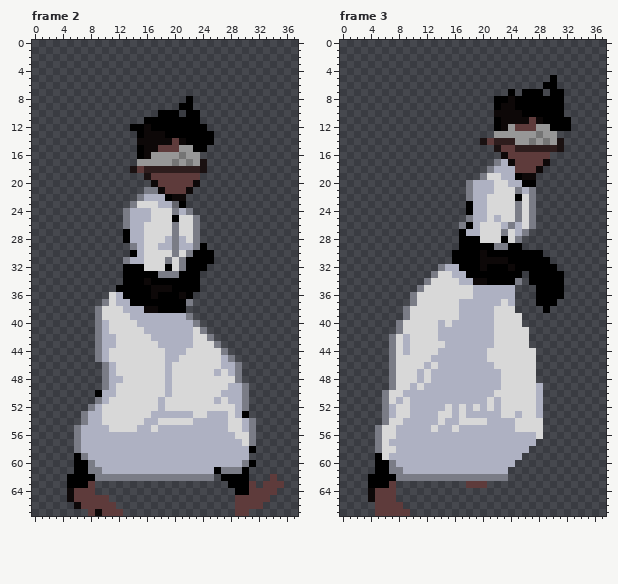
File history of a pixel-art file, Assets/Raw Files/Sprite-0002.aseprite. Above, as it was before the edit.
38x68 pixels, 3 frames. Colours within 5 levels of each other are drawn and written as one. Shown: frame 2, frame 3. The commit also changed other frames, which this record leaves out.
And afterwards:
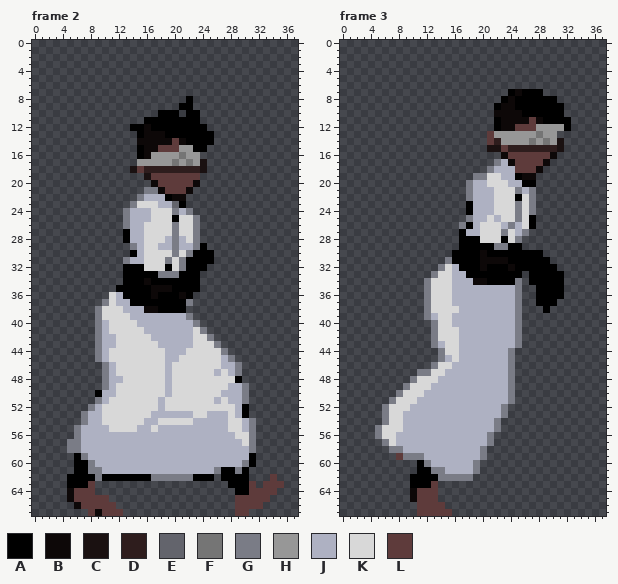
Palette (. is transparent): A #000000  B #0d0808  C #1a1111  D #2e1d1d  E #63646c  F #757575  G #7a7c86  H #979797  J #aeb1c2  K #d8d8d8  L #5e3b3b
Author's note on the commit: Working on walking sprites Animating a sprite with a 16bits constraint is a pain in the derriere
From old to new:
--- frame 2, layer "Layer 4"
@@ x 27..31 @@
 47 KJG..
-48 KKG..
+48 KKA..
 49 KJJG.
@@ x 28..32 @@
 51 JJG..
-52 KJG..
+52 KJA..
 53 KJA..
@@ x 0..37 @@
 56 ......GJJJJJJJJJJJJJJJJJJJJJJKKG......
-57 ......GJJJJJJJJJJJJJJJJJJJJJJJKG......
-58 ......GJJJJJJJJJJJJJJJJJJJJJJJJA......
-59 ......AGJJJJJJJJJJJJJJJJJJJJJJJ.......
+57 .....GGJJJJJJJJJJJJJJJJJJJJJJJKG......
+58 .....GGJJJJJJJJJJJJJJJJJJJJJJJJG......
+59 ......AGJJJJJJJJJJJJJJJJJJJJJJJA......
 60 ......AAGJJJJJJJJJJJJJJJJJJJJJGA......
-61 ......AAGGJJJJJJJJJJJJJJJJAGGGA.......
-62 .....AAAAGGGGGGGGGGGGGGGGG.AAAA...L...
+61 ......AAGGJJJJJJJJJJJJJJJJGAAGA.......
+62 .....AAAAGAAAAAAAGGGGGGAAA.AAAA...L...
 63 .....AAAL...................AAAL.LLL..
--- frame 3, layer "Layer 4"
@@ x 20..33 @@
  4 ..............
- 5 ..........A...
- 6 .........AA...
- 7 ....A.AAA.AA..
- 8 ..AABAAAAAAA..
+ 5 ..............
+ 6 ..............
+ 7 ....ABAAA.....
+ 8 ...ABAAAAAA...
  9 ..ABBAAAAAAA..
@@ x 17..33 @@
 11 .....ABBBBLBAAAA.
-12 .....ABHLLLHHAAA.
-13 .....HHHHHHFHH...
-14 ...CLDDDHHFHFHC..
-15 .....CLLDDDDDDC..
-16 ......BLLLLLL....
+12 .....ABBLLLHHHHA.
+13 ....LHHHHHHFHH...
+14 ....LDHHHHFHFHC..
+15 ....CCLDDDDDDDC..
+16 ......BLLLLLLB...
 17 .....GJBLLLLB....
 18 ....GJJJLLLB.....
-19 ...GKKJJABB......
-20 .GJJJKKJJAA......
+19 ..GGKKJJABB......
+20 .GJJKKKJJAA......
 21 .GJJJKKKGJG......
-22 .GJJKKKKAKG......
-23 .AJJKKKKGKG......
-24 .AJJKKKKGKG......
-25 .GJJKJKKGKG......
-26 GAJKKKJGJKG......
+22 .GJJJKKKAKG......
+23 .AJJJKKKGKG......
+24 .AJJJKKKGKG......
+25 .GJJKJKKGKA......
+26 GAJKKKJGJKA......
 27 AJJKKKGKJG.......
@@ x 0..37 @@
 30 ................AAAABAAAAAAAA.........
-31 ................AAAABBBBAAAAAA........
-32 ..............GJJAAABAAABAAAAAA.......
+31 ...............GAAAABBBBAAAAAA........
+32 ..............GKJAAABAAABAAAAAA.......
 33 .............GKKJJAAAAAAAA.AAAAA......
-34 ............GKKKKJJBBAAAAG.AAAAA......
-35 ...........GKKKKKKKJJJJJJ...AAAA......
-36 ..........GKKKKKKKKJJJJJJ...AAAA......
-37 ..........GKKKKKKJJJJJJKJ...AAA.......
-38 .........GKKKKKKKJJJJJKKK....A........
-39 .........GKKKKKKKJJJJJKKKK............
-40 ........GKKKKKJKJJJJJJKKKK............
-41 ........GKKKKKJJJJJJJJKKKKK...........
-42 .......GKJKKKKJJJJJJJJKKKKK...........
-43 .......GKJKKKKKJJJJJJJKKKKK...........
-44 .......GKJKKKKJJJJJJJKKKKKKK..........
-45 .......GKKKKKJJJJJJJJKKKKKKK..........
-46 .......GKKKKJKJJJJJJJJKKKKKK..........
-47 .......GKKKJKJJJJJJJJJJKKKKK..........
-48 .......GKKKJKJJJJJJJJJJKKKKK..........
-49 .......GKKJKJJJJJJJJJJJKKKKKJ.........
-50 ......GKKJJJJJJJJJJJJJKKKKKKJ.........
-51 ......GKJKJJJJJJJJJJJKJKKKKKJ.........
-52 ......GJKKJJJJJKJKJKJKJKKKKKJ.........
-53 ......GJKKJJJJKKJKJJJJJKKJKKJ.........
-54 ......GKKJJJJJKJJKKKKJJJJKKKK.........
-55 .....GKKJJJJJKJJKJJJJJJJJKKKK.........
-56 .....GKKJJJJJJJJJJJJJJJJJJJJK.........
-57 .....GKJJJJJJJJJJJJJJJJJJJJJ..........
-58 .....GKKJJJJJJJJJJJJJJJJJJJ...........
-59 .....AKJJJJJJJJJJJJJJJJJJJ............
-60 .....AAGJJJJJJJJJJJJJJJJJ.............
-61 .....AAGGJJJJJJJJJJJJJJJ..............
-62 ....AAAAGGGGGGGGGGGGGGGG..............
-63 ....AAAL..........LLL.................
-64 ....BLLL..............................
-65 ....BLLL..............................
-66 .....LLLL.............................
-67 .....LLLLL............................
+34 ............GKKKJJJBBAAAAG.AAAAA......
+35 ............GKKKJJJJJJJJJG..AAAA......
+36 ............GKKKJJJJJJJJJG..AAAA......
+37 ............GKKKJJJJJJJJJG..AAA.......
+38 ............GKKKKJJJJJJJJG...A........
+39 ............GJKKJJJJJJJJJG............
+40 .............GKKJJJJJJJJJG............
+41 .............GKKKJJJJJJJJG............
+42 .............GKKKJJJJJJJJG............
+43 .............GJKKJJJJJJJJG............
+44 ..............GKKJJJJJJJG.............
+45 ..............GJKJJJJJJJG.............
+46 .............GKKJJJJJJJJG.............
+47 ...........GGKKJJJJJJJJJG.............
+48 ..........GKKKJJJJJJJJJJG.............
+49 .........GKKKJJJJJJJJJJJG.............
+50 ........GKKKJJJJJJJJJJJJG.............
+51 .......GKKKJJJJJJJJJJJJJG.............
+52 ......GKKKJJJJJJJJJJJJJG..............
+53 ......GKKJJJJJJJJJJJJJJG..............
+54 ......GKKJJJJJJJJJJJJJG...............
+55 .....GKKKJJJJJJJJJJJJJG...............
+56 .....GKKJJJJJJJJJJJJJG................
+57 ......GKJJJJJJJJJJJJJG................
+58 .......GGJJJJJJJJJJJG.................
+59 ........LGGGJJJJJJJJG.................
+60 ...........AGJJJJJJG..................
+61 ...........AAGGJJJJG..................
+62 ..........AAAAGGGGG...................
+63 ..........AAAL........................
+64 ..........BLLL........................
+65 ..........BLLL........................
+66 ...........LLLL.......................
+67 ...........LLLLL......................
